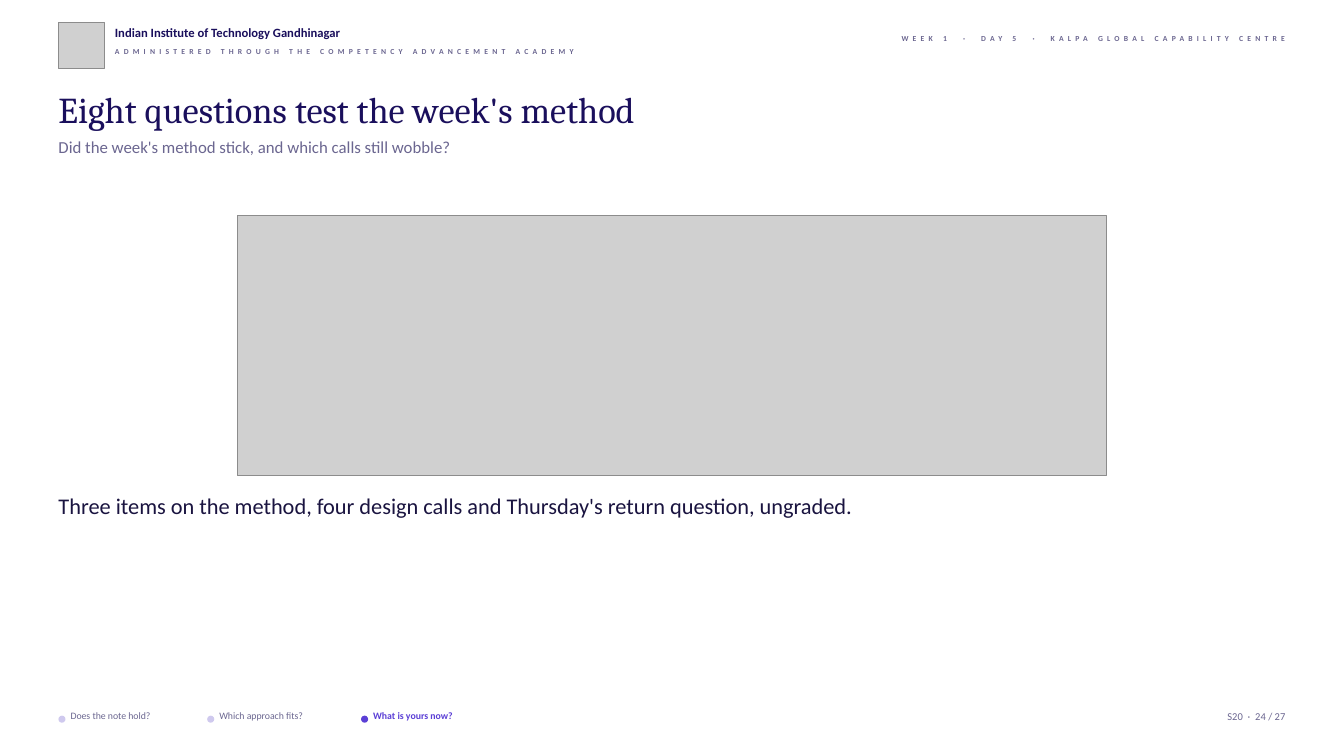
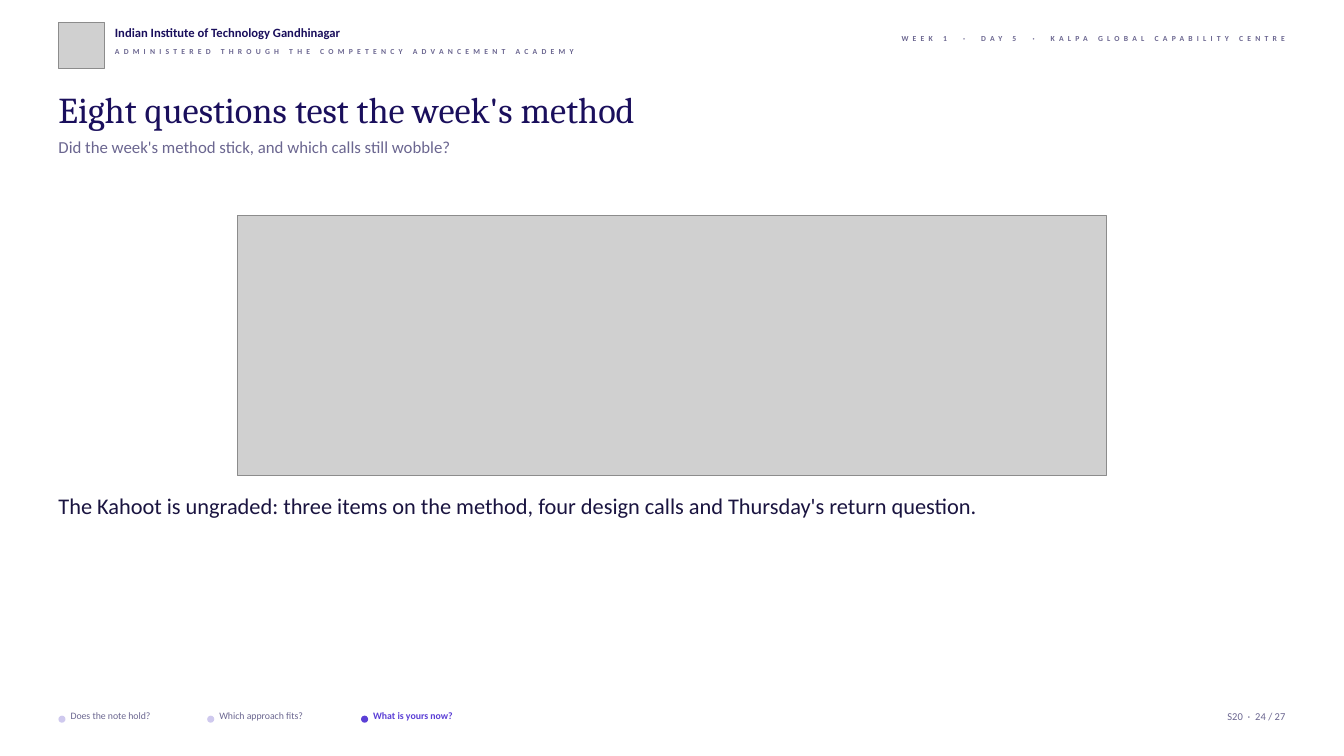
Before and after one commit to fde-academy-lab/c2-content-factory, a slide deck: slide 24 of content/W01/D5/slides/C2_W01_D05_rehearsal_STUDENT.pptx. Drawn at 1344x756 pixels with LibreOffice and Linux fonts; fonts in the diff are those of the drawing; grey boxes stand for pictures; background and template pictures are left out. Boxes give left, top, right and bottom in pixels: in the first picture for what was removed or moved away, otherwise in the second. Text is boxed around its words. In the diff, an @@ line names an element or a change of style, - is before the commit and + after.

```diff
--- a/content/W01/D5/slides/C2_W01_D05_rehearsal_STUDENT.pptx
+++ b/content/W01/D5/slides/C2_W01_D05_rehearsal_STUDENT.pptx
@@ text at (58, 498, 977, 518): text changed @@
-Three items on the method, four design calls and Thursday's return question, ungraded.
+The Kahoot is ungraded: three items on the method, four design calls and Thursday's return question.
```
Also in this commit, not shown: 16 other slides changed, 4 other files.
